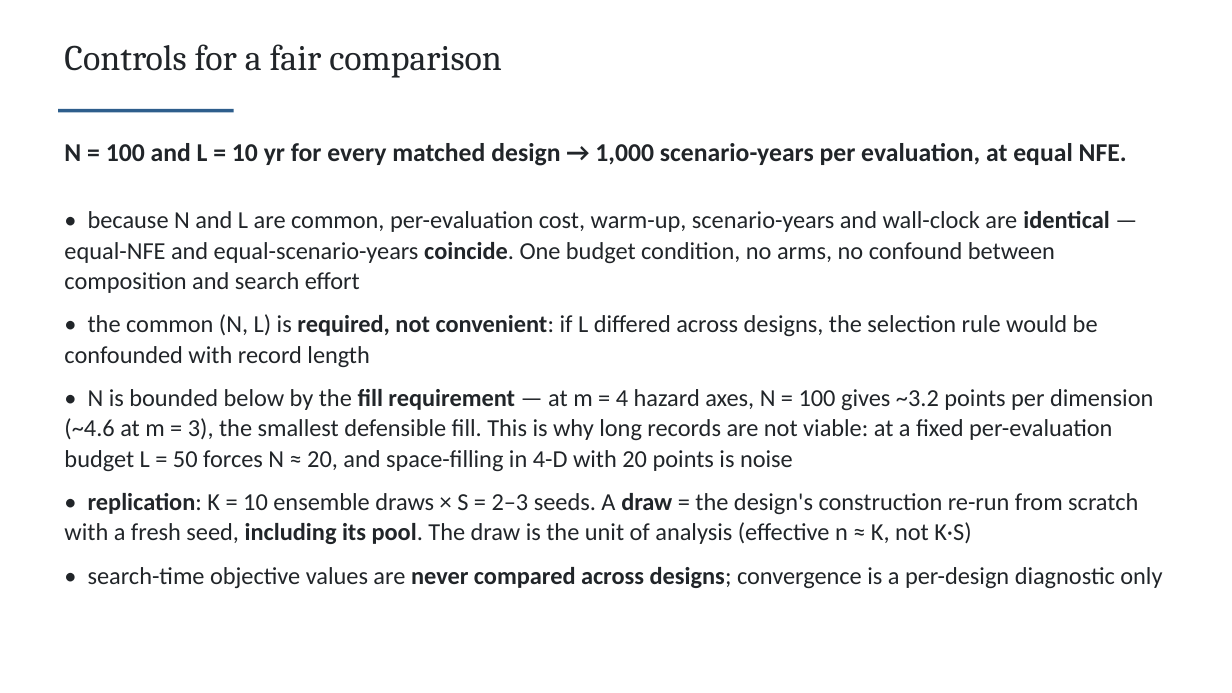
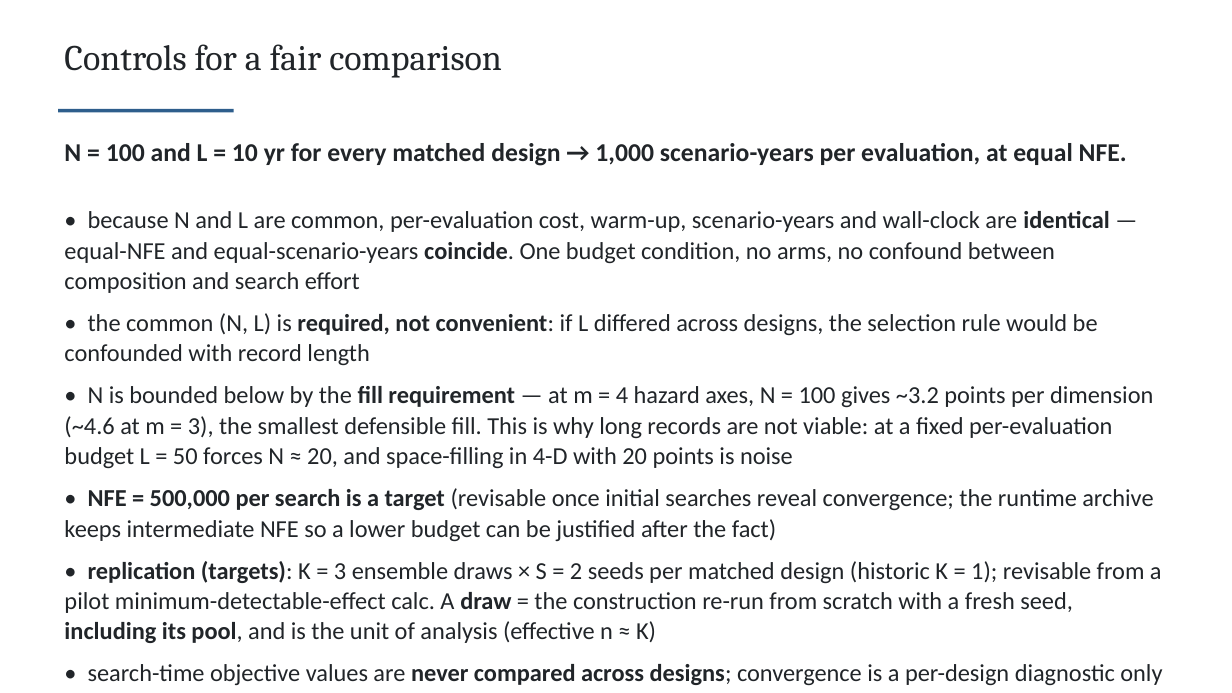
Before and after one commit to TrevorJA/NYCOptimization, a slide deck: slide 22 of docs/NYCOptimization_project_proposal_and_motivation_CLAUDE.pptx. Drawn at 1232x693 pixels with LibreOffice and Linux fonts; fonts in the diff are those of the drawing. Boxes give left, top, right and bottom in pixels: in the first picture for what was removed or moved away, otherwise in the second. Text is boxed around its words. In the diff, an @@ line names an element or a change of style, - is before the commit and + after.

```diff
--- a/docs/NYCOptimization_project_proposal_and_motivation_CLAUDE.pptx
+++ b/docs/NYCOptimization_project_proposal_and_motivation_CLAUDE.pptx
@@ text at [64,211,1162,685]: less space between paragraphs @@
@@ text at [64,488,1162,643]: text changed @@
-• replication: K = 10 ensemble draws × S = 2–3 seeds. A draw = the design's construction re-run from scratch with a fresh seed, including its pool. The draw is the unit of analysis (effective n ≈ K, not K·S)
+• NFE = 500,000 per search is a target (revisable once initial searches reveal convergence; the runtime archive keeps intermediate NFE so a lower budget can be justified after the fact)
+• replication (targets): K = 3 ensemble draws × S = 2 seeds per matched design (historic K = 1); revisable from a pilot minimum-detectable-effect calc. A draw = the construction re-run from scratch with a fresh seed, including its pool, and is the unit of analysis (effective n ≈ K)
```
Also in this commit, not shown: 21 other slides changed, 1 slide added, 1 slide removed, 11 other files.
